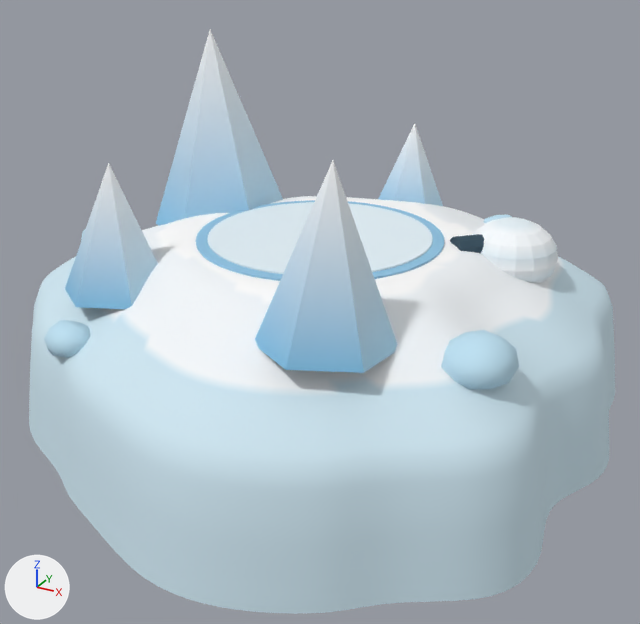
Two versions of the glTF model mole/assets/home3d/islands/island_north.glb, one commit apart.
Camera for both pictures: a 50 mm camera at (12.4, 25.5, 9.7) aimed at (0.2, 47.6, -1.4). The axes (+X, +Y, +Z) are drawn at lower left. The lights are the same throughout. The picture after the commit comes second. Vertices at exactly the same position are counted once.

Objects in the first picture: 'Island_North_Ice'.
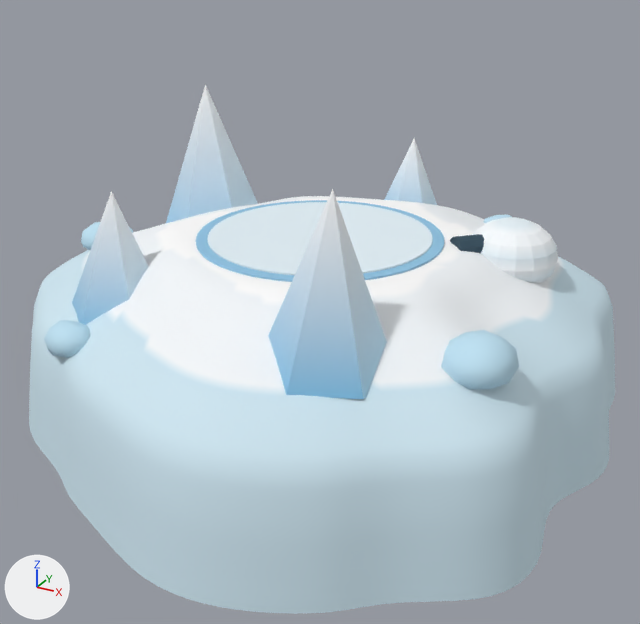
Where the newer file only moved an object's origin or applied its transform, the numbers keep the older frame.

What differs and where, as boxes [x1, y1, x2, y2] in the pictures (640 x 624 px; the box of a moved part takes in the faces that stretch with it):
'Island_North_Ice', reshaped (9% shorter)
    before: [29, 30, 615, 614]
    after: [29, 84, 615, 614]
part 1 of me_circle_003, moved or reshaped
    before: [156, 30, 283, 225]
    after: [166, 84, 258, 223]
part 2 of me_circle_003, moved or reshaped
    before: [255, 160, 397, 373]
    after: [268, 189, 387, 399]
part 3 of me_circle_003, moved or reshaped
    before: [65, 163, 158, 309]
    after: [72, 191, 148, 325]
part 4 of me_circle_003, moved or reshaped
    before: [378, 123, 443, 206]
    after: [384, 139, 437, 205]

The change, as a list of edits to the scene's bpy script:
```text
Change me_circle_003:
    used by ob_island_north_ice; location = (0.0, 48.0, -0.7)
    remove me_circle_003.from_pydata(...)  # 6415 vertices, 12636 faces; spans x -10.3..9.1, y -9.7..10.2, z -4.2..7.2
    add me_circle_003.from_pydata(...)  # 6415 vertices, 12636 faces; spans x -10.3..9.1, y -9.7..10.2, z -4.2..5.4
    me_circle_003 part 1: the loose piece of 7 vertices spanning x -7.1..-3.0, y -0.3..4.5, z 0.6..7.2 is scaled about its middle by 0.875, then moved by (-0.5, 0.2, -1.4)
    me_circle_003 part 2: the loose piece of 7 vertices spanning x 1.4..4.6, y -7.0..-3.4, z 0.7..5.4 is moved by (0.0, 0.0, -0.7)
    me_circle_003 part 3: the loose piece of 7 vertices spanning x -5.9..-2.9, y -5.9..-2.7, z 0.5..4.3 is moved by (0.0, 0.0, -0.8)
    me_circle_003 part 4: the loose piece of 7 vertices spanning x -0.8..1.6, y 4.7..7.3, z 0.8..4.1 is moved by (0.0, 0.0, -0.5)
```
